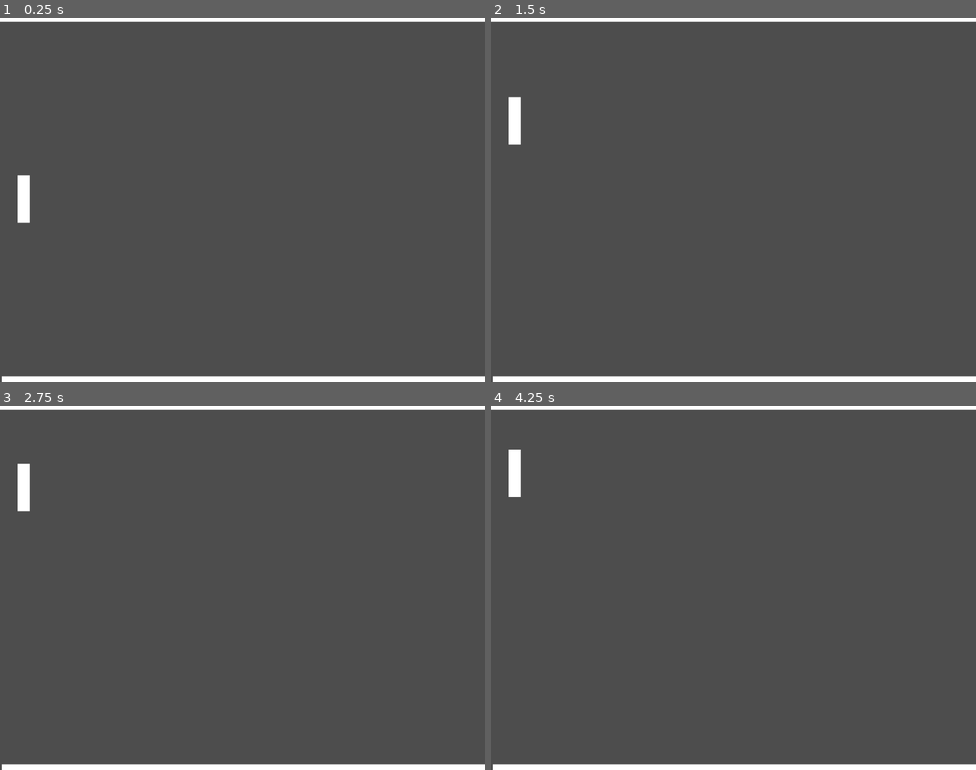
Above: before the commit, frames 1-4 (two rows, left to right).
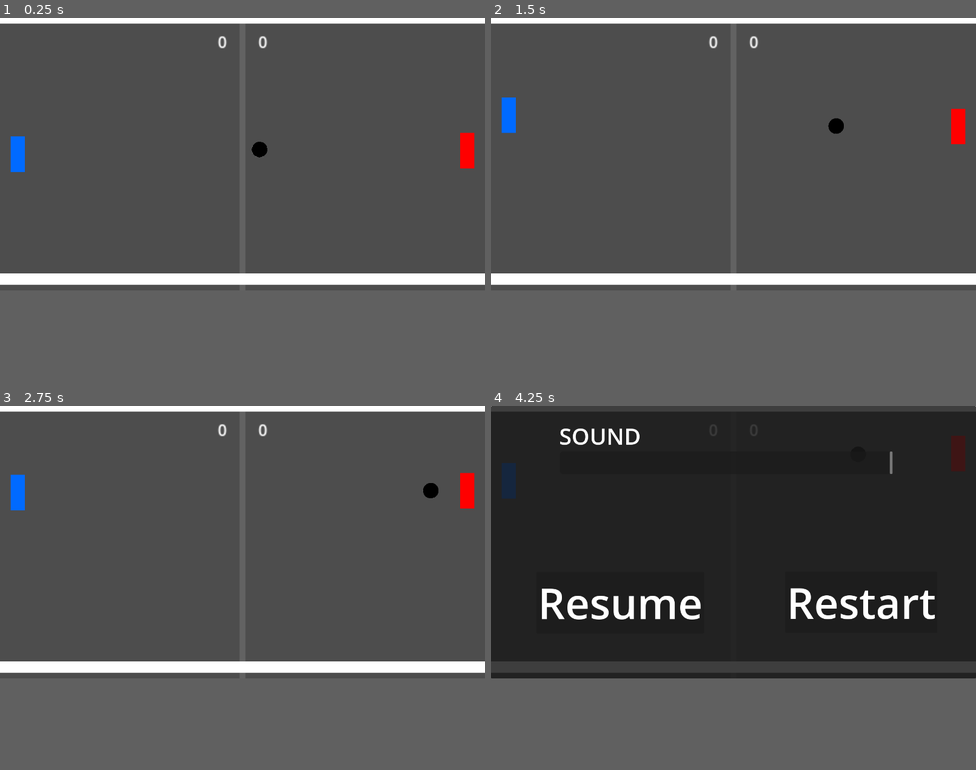
Above: after the commit, the same moments.

Repository: NikosTPapadopoulos/20-Games-Challenge
Game: Godot game, scene res://node_2d.tscn
Same seed, same stepped clock (60 frames per second), same inputs: the game is played once before the commit and once after it.
Inputs:
- Up to frame 1 (0.25 s): no input
- Up to frame 2 (1.5 s): hold W (Up) 0.53-1.28 s; hold S (Down) from 1.28 s (still down)
- Up to frame 3 (2.75 s): release S (Down) at 2.03 s; hold W (Up) from 2.03 s (still down)
- Up to frame 4 (4.25 s): release W (Up) at 3.53 s; hold S (Down) from 3.53 s (still down); tap Escape (Esc, bound only after the commit) at 4.15 s
In our replay, the window is 800x600 before the commit and 800x449 after it. These sizes can differ from the game's own. Grey fills any space a smaller window leaves; there, only what the larger window draws over its background counts as a difference.

The runs differ from the first frame. In frame 1, 6.6% of the frame differs, in the area x 0-100%, y 1-100%; in frame 2, 6.5%; in frame 3, 6.5%; in frame 4, 73%, in the area x 0-100%, y 0-100%.

Commit message:
Pong version 1.1

Diff:
--- /dev/null
+++ b/#1/Pong/Ball.gd
@@ -0,0 +1,60 @@
+extends CharacterBody2D
+
+@export var Move_speed: float = 200
+@export var PPoints: int = 0
+@export var EPoints: int = 0
+@onready var Opponent = get_node("/root/Node2D/opponent/")
+@onready var Player = get_node("/root/Node2D/player/")
+
+var Starting_Shot: Vector2
+var Starting_pos: Vector2 = Vector2(683, 384)
+
+@onready var PPoints_Label = get_node("/root/Node2D/PlayerPoints")
+@onready var EPoints_Label = get_node("/root/Node2D/EnemyPoints")
+
+func _ready():
+	position = Vector2(683, 384)
+
+	EPoints = 0
+	PPoints = 0
+
+	Rand_Shot()
+
+func _physics_process(delta):
+
+	var collision = move_and_collide(velocity * delta)
+
+	PPoints_Label.text = str(PPoints)
+	EPoints_Label.text = str(EPoints)
+
+	if collision:
+		velocity = velocity.bounce(collision.get_normal())
+		if(velocity > Vector2.ZERO):
+			velocity += Vector2(25,25)
+		if(velocity < Vector2.ZERO):
+			velocity -= Vector2(25,25)
+		$Effect.playing = true
+	else:
+		$Effect.playing = false
+
+	AddPoint()
+
+func Rand_Shot():
+	Starting_Shot = Vector2(randf_range(-1, 1), randf_range(-1, 1))
+	position = Starting_pos
+	velocity = Vector2(Move_speed, 0).rotated(Starting_Shot.angle())
+
+func AddPoint():
+	if(position.x < 75 or position.x > 1316):
+		if(position.x < 75):
+			EPoints += 1
+		if(position.x > 949):
+			PPoints += 1
+		Rand_Shot()
+		Player._ready()
+		Opponent._ready()
+
+func Restart():
+	_ready()
+	Player._ready()
+	Opponent._ready()
--- /dev/null
+++ b/#1/Pong/Opponent.gd
@@ -0,0 +1,24 @@
+extends CharacterBody2D
+
+@export var Move_speed: float = 150
+
+@onready var Ball = get_node("/root/Node2D/Ball")
+@onready var Mid = get_node("/root/Node2D/middle line")
+
+var Ball_pos: Vector2
+
+func _ready():
+	position = Vector2(1316,384)
+	Move_speed = 150
+
+func _physics_process(_delta):
+
+	Ball_pos = Ball.get("position")
+
+	if(position.y != Ball_pos.y):
+		if(position.y < Ball_pos.y):
+			velocity.y = Move_speed
+		if(position.y > Ball_pos.y):
+			velocity.y = -Move_speed
+
+	move_and_slide()
--- /dev/null
+++ b/#1/Pong/Opponent.tscn
@@ -0,0 +1,21 @@
+[gd_scene load_steps=4 format=3 uid="uid://8d0nb3dnt03p"]
+
+[ext_resource type="Script" path="res://Opponent.gd" id="1_pxwk0"]
+
+[sub_resource type="RectangleShape2D" id="RectangleShape2D_xlk61"]
+size = Vector2(1, 1)
+
+[sub_resource type="CanvasTexture" id="CanvasTexture_n2nnk"]
+
+[node name="opponent" type="CharacterBody2D"]
+script = ExtResource("1_pxwk0")
+
+[node name="CollisionShape2D" type="CollisionShape2D" parent="."]
+position = Vector2(0, -1.90735e-06)
+scale = Vector2(40, 100)
+shape = SubResource("RectangleShape2D_xlk61")
+
+[node name="Sprite2D" type="Sprite2D" parent="."]
+modulate = Color(1, 0, 0, 1)
+scale = Vector2(40, 100)
+texture = SubResource("CanvasTexture_n2nnk")
--- /dev/null
+++ b/#1/Pong/default_bus_layout.tres
@@ -0,0 +1,3 @@
+[gd_resource type="AudioBusLayout" format=3 uid="uid://d0sm8b4241w5k"]
+
+[resource]
--- a/#1/Pong/node_2d.tscn
+++ b/#1/Pong/node_2d.tscn
@@ -1,6 +1,11 @@
-[gd_scene load_steps=5 format=3 uid="uid://bhhmtjfynwu0x"]
+[gd_scene load_steps=12 format=3 uid="uid://bhhmtjfynwu0x"]
 
 [ext_resource type="PackedScene" uid="uid://ck7ydpov1205s" path="res://player.tscn" id="1_x66h8"]
+[ext_resource type="PackedScene" uid="uid://8d0nb3dnt03p" path="res://Opponent.tscn" id="2_sodj6"]
+[ext_resource type="Script" path="res://Ball.gd" id="3_jibgy"]
+[ext_resource type="Texture2D" uid="uid://bikdnd1gnqo5c" path="res://R.png" id="4_wh55j"]
+[ext_resource type="PackedScene" uid="uid://bcmuk5vlfjbq8" path="res://pause.tscn" id="5_xxlhe"]
+[ext_resource type="AudioStream" uid="uid://kcpoegseekrs" path="res://Recording_2.wav" id="6_i3b5b"]
 
 [sub_resource type="CanvasItemMaterial" id="CanvasItemMaterial_elf52"]
 
@@ -9,12 +14,17 @@
 [sub_resource type="RectangleShape2D" id="RectangleShape2D_17tyc"]
 size = Vector2(1921.75, 14)
 
+[sub_resource type="CanvasTexture" id="CanvasTexture_ymr0k"]
+
+[sub_resource type="CircleShape2D" id="CircleShape2D_arhdb"]
+radius = 1480.0
+
 [node name="Node2D" type="Node2D"]
 
 [node name="Top thing" type="Sprite2D" parent="."]
 material = SubResource("CanvasItemMaterial_elf52")
-position = Vector2(960.125, -2.38419e-07)
-scale = Vector2(1919.75, 16)
+position = Vector2(683, 0)
+scale = Vector2(1366, 32)
 texture = SubResource("CanvasTexture_1w5en")
 
 [node name="StaticBody2D" type="StaticBody2D" parent="Top thing"]
@@ -27,8 +37,8 @@
 
 [node name="Bot thing" type="Sprite2D" parent="."]
 material = SubResource("CanvasItemMaterial_elf52")
-position = Vector2(964, 764)
-scale = Vector2(1919.75, 16)
+position = Vector2(683, 736)
+scale = Vector2(1366, 32)
 texture = SubResource("CanvasTexture_1w5en")
 
 [node name="StaticBody2D" type="StaticBody2D" parent="Bot thing"]
@@ -40,4 +50,54 @@
 shape = SubResource("RectangleShape2D_17tyc")
 one_way_collision = true
 
-[node name="Player" parent="." instance=ExtResource("1_x66h8")]
+[node name="middle line" type="Sprite2D" parent="."]
+modulate = Color(0.384314, 0.384314, 0.384314, 1)
+show_behind_parent = true
+position = Vector2(683, 388)
+scale = Vector2(16, 764)
+texture = SubResource("CanvasTexture_ymr0k")
+
+[node name="player" parent="." instance=ExtResource("1_x66h8")]
+position = Vector2(50, 384)
+
+[node name="opponent" parent="." instance=ExtResource("2_sodj6")]
+position = Vector2(1316, 384)
+
+[node name="Ball" type="CharacterBody2D" parent="."]
+position = Vector2(638, 384)
+script = ExtResource("3_jibgy")
+
+[node name="Sprite2D" type="Sprite2D" parent="Ball"]
+scale = Vector2(0.015, 0.015)
+texture = ExtResource("4_wh55j")
+
+[node name="CollisionShape2D" type="CollisionShape2D" parent="Ball"]
+scale = Vector2(0.015, 0.015)
+shape = SubResource("CircleShape2D_arhdb")
+
+[node name="Effect" type="AudioStreamPlayer" parent="Ball"]
+stream = ExtResource("6_i3b5b")
+volume_db = 10.0
+
+[node name="PlayerPoints" type="Label" parent="."]
+offset_left = 572.0
+offset_top = 35.0
+offset_right = 612.0
+offset_bottom = 58.0
+scale = Vector2(2.77143, 2.77143)
+text = "0"
+horizontal_alignment = 1
+text_direction = 1
+
+[node name="EnemyPoints" type="Label" parent="."]
+offset_left = 686.0
+offset_top = 35.0
+offset_right = 726.0
+offset_bottom = 58.0
+scale = Vector2(2.77143, 2.77143)
+text = "0"
+horizontal_alignment = 1
+text_direction = 1
+
+[node name="Pause" parent="." instance=ExtResource("5_xxlhe")]
+visible = false
--- /dev/null
+++ b/#1/Pong/pause.gd
@@ -0,0 +1,20 @@
+extends PanelContainer
+
+@onready var Ball = get_node("/root/Node2D/Ball")
+
+var Ball_v: Vector2
+
+func _physics_process(_delta):
+	if(Ball.velocity != Vector2.ZERO):
+		Ball_v = Ball.velocity
+
+	get_node("/root/Node2D/Ball/Effect/").volume_db = get_node("/root/Node2D/Pause/Resume/Audio/").value
+
+func _on_resume_pressed():
+	Ball.velocity = Ball_v
+	Ball.Player.Move_Speed = 200
+	visible = false
+
+
+func _on_restart_pressed():
+	Ball.Restart()
--- /dev/null
+++ b/#1/Pong/pause.tscn
@@ -0,0 +1,57 @@
+[gd_scene load_steps=2 format=3 uid="uid://bcmuk5vlfjbq8"]
+
+[ext_resource type="Script" path="res://pause.gd" id="1_au46l"]
+
+[node name="Pause" type="PanelContainer"]
+offset_right = 1366.0
+offset_bottom = 768.0
+script = ExtResource("1_au46l")
+
+[node name="Resume" type="Panel" parent="."]
+layout_mode = 2
+
+[node name="Resume" type="Button" parent="Resume"]
+layout_mode = 0
+offset_left = 128.0
+offset_top = 468.0
+offset_right = 600.0
+offset_bottom = 641.0
+theme_override_colors/font_color = Color(1, 1, 1, 1)
+theme_override_colors/font_hover_color = Color(0.286275, 0.286275, 0.286275, 1)
+theme_override_colors/font_hover_pressed_color = Color(0.192157, 0.192157, 0.192157, 1)
+theme_override_font_sizes/font_size = 120
+text = "Resume"
+
+[node name="Restart" type="Button" parent="Resume"]
+layout_mode = 0
+offset_left = 829.0
+offset_top = 467.0
+offset_right = 1257.0
+offset_bottom = 640.0
+theme_override_colors/font_color = Color(1, 1, 1, 1)
+theme_override_colors/font_hover_color = Color(0.286275, 0.286275, 0.286275, 1)
+theme_override_colors/font_hover_pressed_color = Color(0.286275, 0.286275, 0.286275, 1)
+theme_override_font_sizes/font_size = 120
+text = "Restart"
+
+[node name="Audio" type="HScrollBar" parent="Resume"]
+layout_mode = 0
+offset_left = 194.0
+offset_top = 128.0
+offset_right = 1131.0
+offset_bottom = 192.0
+max_value = 20.0
+value = 20.0
+
+[node name="Label" type="Label" parent="Resume"]
+layout_mode = 0
+offset_left = 192.0
+offset_top = 40.0
+offset_right = 512.0
+offset_bottom = 128.0
+theme_override_font_sizes/font_size = 64
+text = "SOUND"
+vertical_alignment = 2
+
+[connection signal="pressed" from="Resume/Resume" to="." method="_on_resume_pressed"]
+[connection signal="pressed" from="Resume/Restart" to="." method="_on_restart_pressed"]
--- a/#1/Pong/player.gd
+++ b/#1/Pong/player.gd
@@ -1,14 +1,30 @@
-extends Sprite2D
+extends CharacterBody2D
 
-var MoveVec: Vector2 = Vector2(0,0)
+@export var Move_Speed: float = 200
 
-@export var velocity: float = 5
+@onready var Pause = get_node("/root/Node2D/Pause/")
+@onready var Ball = get_node("/root/Node2D/Ball/")
+
+func _ready():
+	position = Vector2(50,384)
+	Move_Speed = 200
+	Pause.visible = false
 
 func _physics_process(_delta):
-	if(Input.is_action_pressed("Up")):
-		MoveVec = Vector2(0,-1)
-	elif(Input.is_action_pressed("Down")):
-		MoveVec = Vector2(0,1)
-	else:
-		MoveVec = Vector2(0,0)
-	position = position + MoveVec * velocity
+
+	var input_dir: Vector2 = Vector2(0,
+	Input.get_action_strength("Down")-Input.get_action_strength("Up")
+	)
+
+	velocity = input_dir * Move_Speed
+
+	move_and_slide()
+
+	OpenEscPanel()
+
+func OpenEscPanel():
+	if Input.is_action_just_pressed("Esc"):
+		Pause.visible = true
+		Move_Speed = 0
+		Ball.velocity = Vector2.ZERO
+		Ball.Opponent.velocity = Vector2.ZERO
--- a/#1/Pong/player.tscn
+++ b/#1/Pong/player.tscn
@@ -2,23 +2,18 @@
 
 [ext_resource type="Script" path="res://player.gd" id="1_lux0q"]
 
-[sub_resource type="CanvasTexture" id="CanvasTexture_twuk4"]
+[sub_resource type="CanvasTexture" id="CanvasTexture_5yb5j"]
 
-[sub_resource type="RectangleShape2D" id="RectangleShape2D_hqsij"]
-size = Vector2(1, 1.01)
+[sub_resource type="RectangleShape2D" id="RectangleShape2D_4b8cu"]
+size = Vector2(40, 100)
 
-[node name="Player" type="Sprite2D"]
-position = Vector2(50, 382)
-scale = Vector2(26, 100)
-texture = SubResource("CanvasTexture_twuk4")
+[node name="player" type="CharacterBody2D"]
 script = ExtResource("1_lux0q")
 
-[node name="RigidBody2D" type="RigidBody2D" parent="."]
-disable_mode = 1
-can_sleep = false
-freeze_mode = 1
+[node name="Sprite2D" type="Sprite2D" parent="."]
+modulate = Color(0, 0.415686, 1, 1)
+scale = Vector2(40, 100)
+texture = SubResource("CanvasTexture_5yb5j")
 
-[node name="CollisionShape2D" type="CollisionShape2D" parent="RigidBody2D"]
-position = Vector2(1.19209e-07, -0.00500035)
-scale = Vector2(1, 1)
-shape = SubResource("RectangleShape2D_hqsij")
+[node name="CollisionShape2D" type="CollisionShape2D" parent="."]
+shape = SubResource("RectangleShape2D_4b8cu")
--- a/#1/Pong/project.godot
+++ b/#1/Pong/project.godot
@@ -12,14 +12,14 @@
 
 config/name="Pong"
 run/main_scene="res://node_2d.tscn"
-config/features=PackedStringArray("4.1", "GL Compatibility")
+config/features=PackedStringArray("4.2", "GL Compatibility")
 config/icon="res://icon.svg"
 
 [display]
 
-window/size/viewport_width=1024
+window/size/viewport_width=1366
 window/size/viewport_height=768
-window/size/mode=3
+window/size/mode=2
 
 [input]
 
@@ -33,6 +33,11 @@
 "events": [Object(InputEventKey,"resource_local_to_scene":false,"resource_name":"","device":-1,"window_id":0,"alt_pressed":false,"shift_pressed":false,"ctrl_pressed":false,"meta_pressed":false,"pressed":false,"keycode":0,"physical_keycode":83,"key_label":0,"unicode":115,"echo":false,"script":null)
 ]
 }
+Esc={
+"deadzone": 0.5,
+"events": [Object(InputEventKey,"resource_local_to_scene":false,"resource_name":"","device":-1,"window_id":0,"alt_pressed":false,"shift_pressed":false,"ctrl_pressed":false,"meta_pressed":false,"pressed":false,"keycode":0,"physical_keycode":4194305,"key_label":0,"unicode":0,"echo":false,"script":null)
+]
+}
 
 [rendering]
 
Binary file added: #1/Pong/R.png
Not shown, added: #1/Pong/R.png.import
Not shown, added: #1/Pong/Recording_2.wav.import
Not shown, added: #1/Pong/export_presets.cfg
Not shown, added: #1/Pong/Pong v 1.1.exe
Not shown, added: #1/Pong/Pong v 1.1.pck
Not shown, added: #1/Pong/Recording_2.wav
